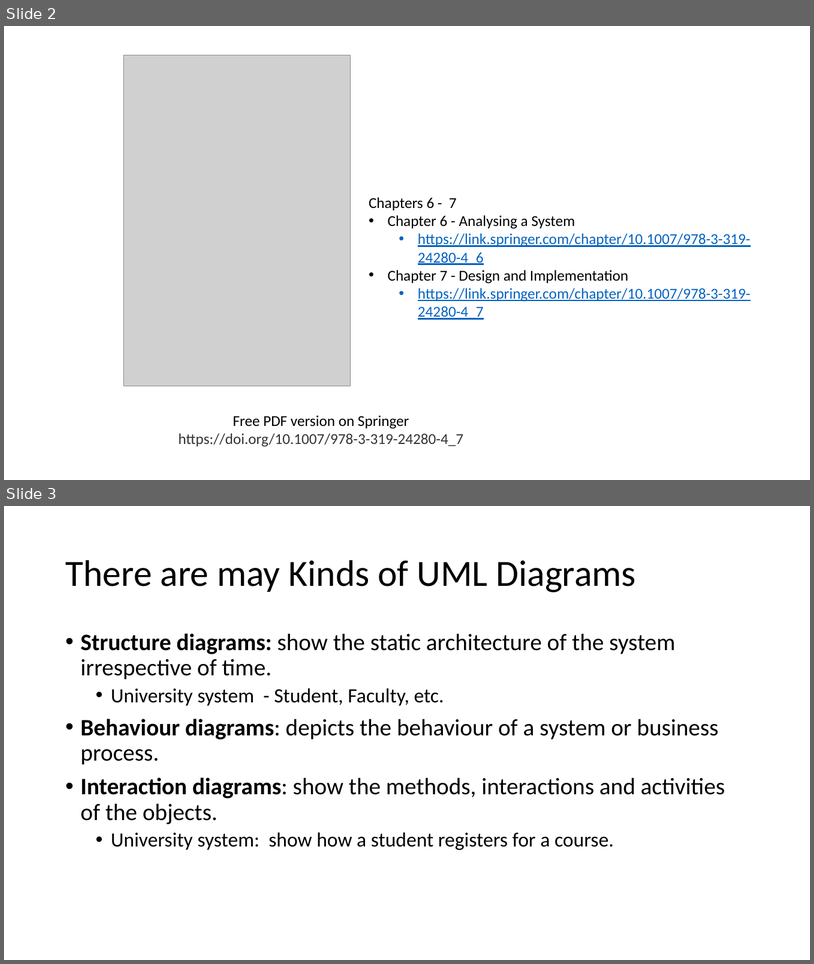
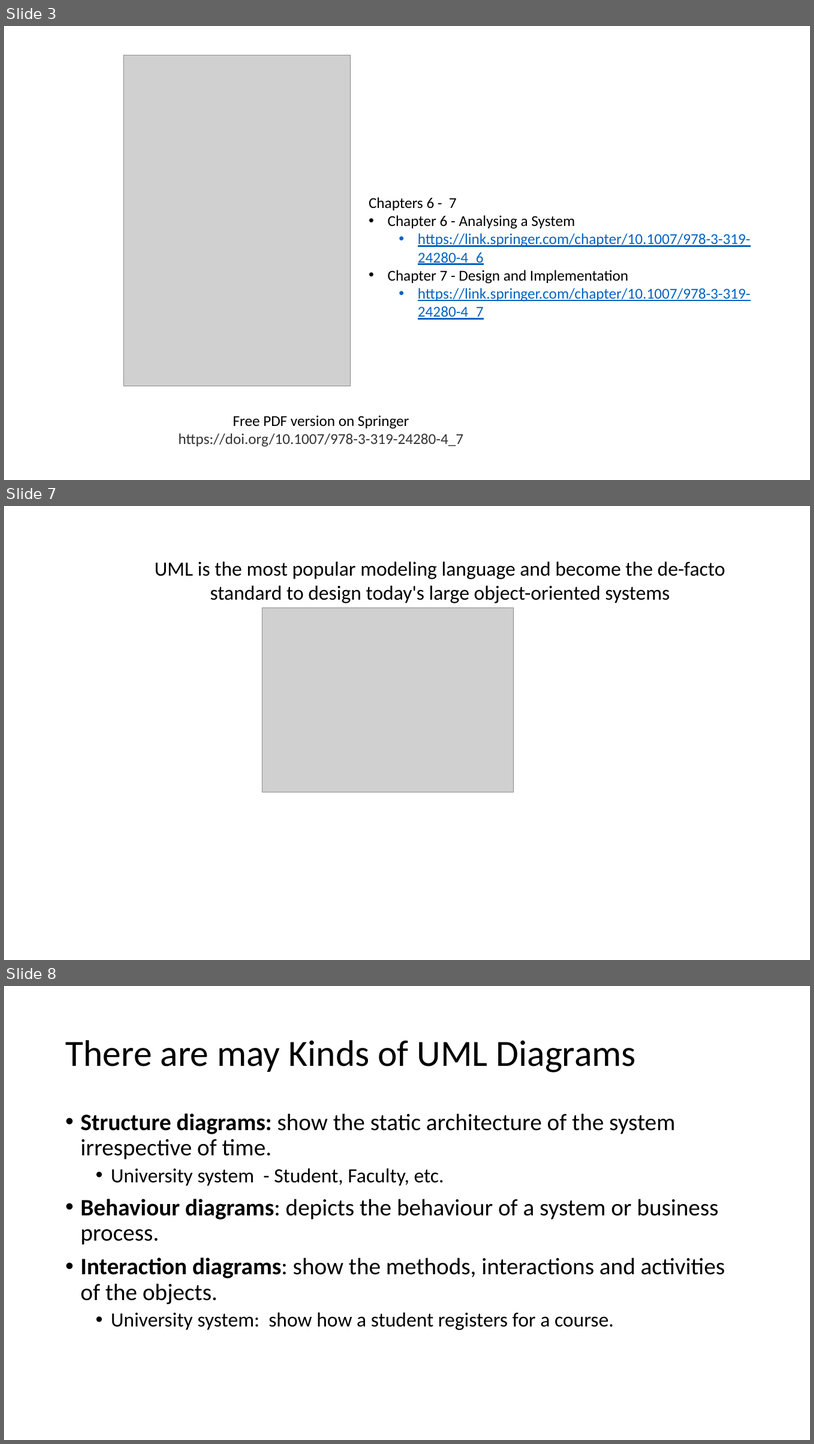
Before and after one commit to johnxu21/johnxu21.github.io, a slide deck: teaching/CS472/Timetable/OOD-V2.pptx. Shown one above the other, each under a label of ours: slides 2 and 3 before the commit, slides 3, 7 and 8 after it; the slides between them are not shown. The pictures are 814x964 and 814x1444 pixels, drawn with LibreOffice and Linux fonts; fonts in the diff are those of the drawing; grey boxes stand for pictures. Boxes give left, top, right and bottom in pixels: in the first picture for what was removed or moved away, otherwise in the second. Text is boxed around its words. In the diff, an @@ line names an element or a change of style, - is before the commit and + after.

```diff
--- a/teaching/CS472/Timetable/OOD-V2.pptx
+++ b/teaching/CS472/Timetable/OOD-V2.pptx
@@ slide 7 added at (x1=4, y1=506, x2=810, y2=960), background #FFFFFF @@
@@ text added at (x1=155, y1=561, x2=726, y2=603), 24 pt, text #000000 @@
+UML is the most popular modeling language and become the de-facto standard to design today's large object-oriented systems
@@ picture added at (x1=263, y1=607, x2=514, y2=792) @@
@@ what was slide 2 is now slide 3 @@
@@ what was slide 3 is now slide 8 @@
```
Also in this commit, not shown: 7 slides changed, 7 other slides added, 1 slide removed, 2 other files.
